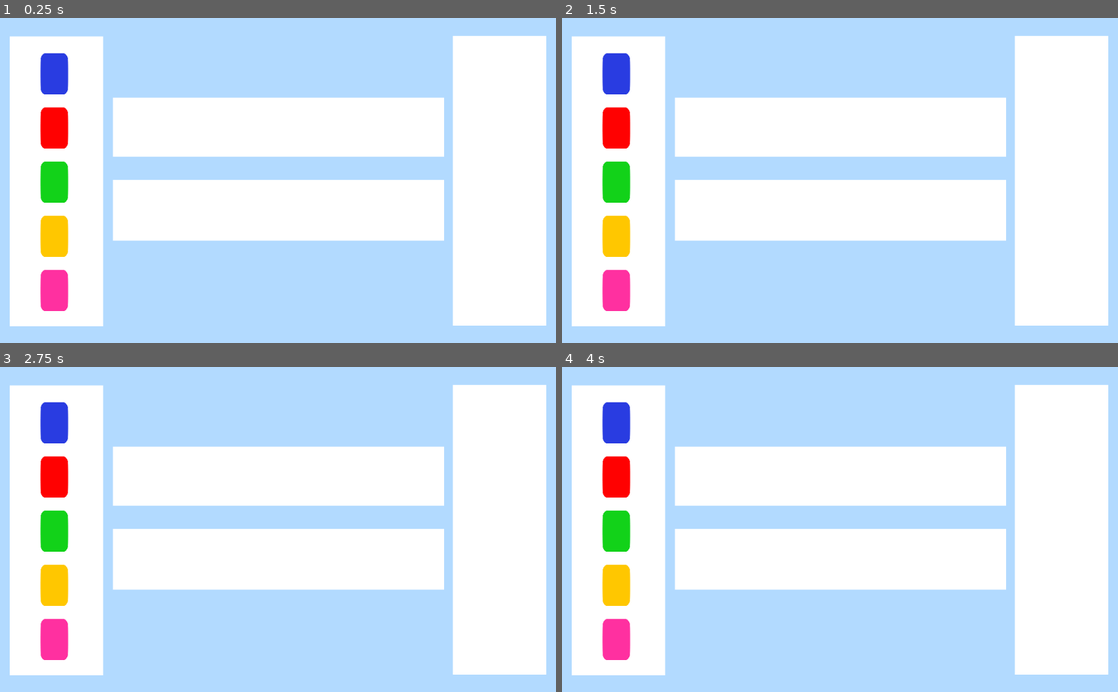
Above: before the commit, frames 1-4 (two rows, left to right).
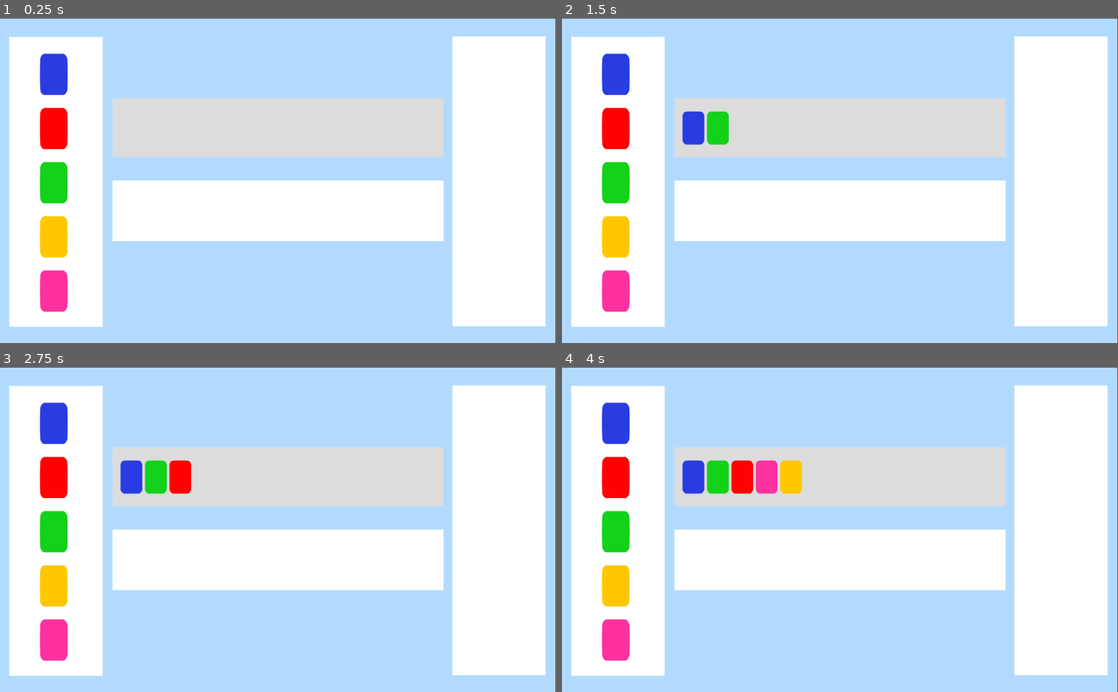
Above: after the commit, the same moments.

Repository: Pertatis/ProjetDomino
Game: Godot game, scene res://Scenes/Main.tscn
The game is run twice, just before and just after one commit, with the same random seed, the same clock (stepped at 60 frames per second) and the same inputs.
Inputs (mouse positions are in pixels of both pictures, inside the frame that each line leads up to):
- Up to frame 1 (0.25 s): no input
- Up to frame 2 (1.5 s): tap Enter at 0.5 s; move the mouse to (617, 73) at 0.52 s; click (617, 73) at 0.67 s; tap Space at 1.25 s; move the mouse to (617, 180) at 1.27 s; click (617, 180) at 1.42 s
- Up to frame 3 (2.75 s): tap Enter at 2 s; move the mouse to (55, 477) at 2.02 s; click (55, 477) at 2.17 s
- Up to frame 4 (4 s): tap Space at 2.75 s; move the mouse to (617, 640) at 2.77 s; click (617, 640) at 2.92 s; tap Enter at 3.5 s; move the mouse to (617, 584) at 3.52 s; click (617, 584) at 3.67 s

The runs differ from the first frame. In frame 1, 12% of the frame differs, in the area x 0-100%, y 0-100%; in frame 2, 12%; in frame 3, 12%; in frame 4, 12%.

Commit message:
root node position changed

Diff:
--- a/Scenes/Main.gd
+++ b/Scenes/Main.gd
@@ -13,9 +13,8 @@
 
 const max_nb_domino = 13
 func _ready():
-#	var sig = $Back/DominoPaletteBleu
-#	sig.connect('click_domino_bleu',self,'_on_DominoPaletteBleu_click_domino_bleu')
-	pass
+	base = true
+	$"%PanelBase".color = Color.gainsboro
 
 func _process(_delta):
 	pass
--- a/Scenes/Main.tscn
+++ b/Scenes/Main.tscn
@@ -8,22 +8,22 @@
 [ext_resource path="res://Scenes/Main.gd" type="Script" id=6]
 
 [node name="Fond" type="Node2D"]
-position = Vector2( 98, 114 )
 script = ExtResource( 6 )
 
 [node name="PanelCouleurFond" type="ColorRect" parent="."]
-margin_left = -98.0
-margin_top = -114.0
-margin_right = 926.0
-margin_bottom = 486.0
+margin_left = -1.0
+margin_top = 1.0
+margin_right = 1023.0
+margin_bottom = 601.0
 mouse_filter = 2
 color = Color( 0.698039, 0.854902, 1, 1 )
 
 [node name="PanelFond" type="ColorRect" parent="."]
+margin_left = 97.0
+margin_top = 115.0
+margin_right = 97.0
+margin_bottom = 115.0
 color = Color( 0, 0.345098, 0.996078, 1 )
-__meta__ = {
-"_edit_lock_": true
-}
 
 [node name="PanelObjectif" type="ColorRect" parent="PanelFond"]
 unique_name_in_owner = true
--- a/project.godot
+++ b/project.godot
@@ -14,6 +14,10 @@
 run/main_scene="res://Scenes/Main.tscn"
 boot_splash/show_image=false
 config/icon="res://icon.png"
+
+[display]
+
+window/size/resizable=false
 
 [editor]
 
